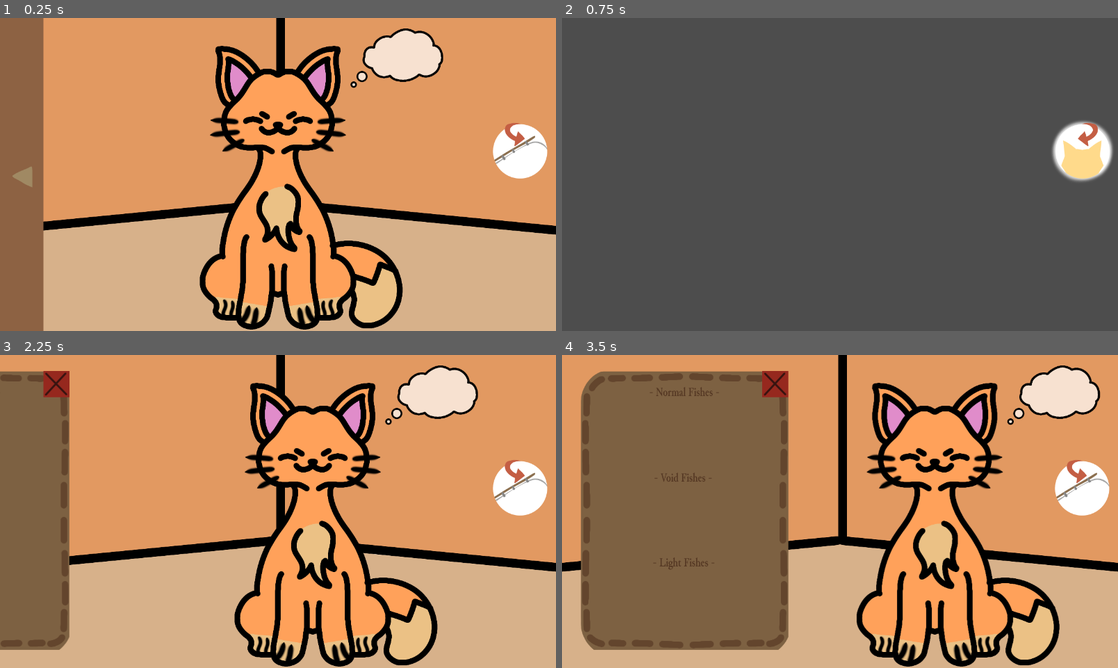
Above: before the commit, frames 1-4 (two rows, left to right).
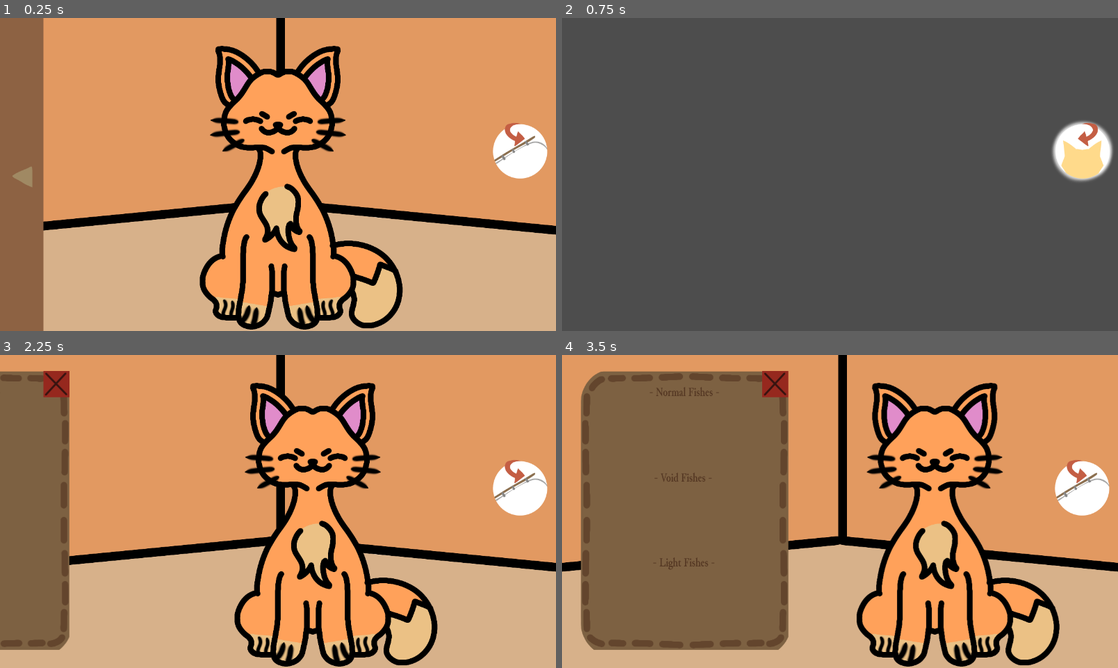
Above: after the commit, the same moments.

Repository: jhazmineaudrey/Reelin-Rifts
Game: Godot game, scene res://Scenes/MainMenu.tscn
Same seed, same stepped clock (60 frames per second), same inputs: the game is played once before the commit and once after it.
Inputs (mouse positions are in pixels of both pictures, inside the frame that each line leads up to):
- Up to frame 1 (0.25 s): no input
- Up to frame 2 (0.75 s): click (1084, 152) at 0.5 s
- Up to frame 3 (2.25 s): click (522, 489) at 1.25 s; click (22, 511) at 2 s
- Up to frame 4 (3.5 s): tap Enter at 2.75 s; hold Right from 2.78 s (still down); tap Alt at 2.85 s

The runs differ from the first frame. In frame 1, 1.9% of the frame differs, in the area x 63-80%, y 3-23%; in frame 2, nothing differs; in frame 3, 1.9%; in frame 4, 1.9%, in the area x 80-97%, y 3-23%.

Commit message:
feat: add random thoughts system
Still requires a notification system when you are in the fishing scene.

Diff:
--- /dev/null
+++ b/Scenes/global_scene.tscn
@@ -0,0 +1,11 @@
+[gd_scene format=3 uid="uid://ufjw5dipkwr8"]
+
+[ext_resource type="Script" uid="uid://ch4w3ufeo53h1" path="res://Scripts/global_vars.gd" id="1_1riqc"]
+
+[node name="GlobalScene" type="Node" unique_id=338158136]
+script = ExtResource("1_1riqc")
+
+[node name="TimeTilNextThought" type="Timer" parent="." unique_id=1130438091]
+one_shot = true
+
+[connection signal="timeout" from="TimeTilNextThought" to="." method="_on_tim_til_next_thought_timeout"]
--- a/Scripts/global_vars.gd
+++ b/Scripts/global_vars.gd
@@ -17,3 +17,15 @@
 var possible_cat_wants = ["Fish", "Salmon", "VSquid", "Axolotl", "Whale", "Pearl"]
 
 var current_cat_want : String
+var cat_want = false
+
+@onready var time_til_next_thought: Timer = $TimeTilNextThought
+
+func _ready() -> void:
+	time_til_next_thought.wait_time = randi_range(10, 30)
+	time_til_next_thought.start()
+
+func _on_tim_til_next_thought_timeout() -> void:
+	time_til_next_thought.wait_time = randi_range(10, 30)
+	current_cat_want = possible_cat_wants.pick_random()
+	cat_want = true
--- a/Scripts/main_menu.gd
+++ b/Scripts/main_menu.gd
@@ -24,6 +24,17 @@
 @onready var light_cat: Sprite2D = $Cats/Light
 @onready var void_cat: Sprite2D = $Cats/Void
 
+@onready var thought: Sprite2D = $Cats/Thought
+
+# Thoughts
+@onready var fish_thought: Node2D = $Cats/FishThought
+@onready var axolotl_pic_2: Sprite2D = $Cats/FishThought/AxolotlPic2
+@onready var void_squid_pic_2: Sprite2D = $Cats/FishThought/VoidSquidPic2
+@onready var fih_pic_2: Sprite2D = $Cats/FishThought/FihPic2
+@onready var salmon_pic_2: Sprite2D = $Cats/FishThought/SalmonPic2
+@onready var whale_pic_2: Sprite2D = $Cats/FishThought/WhalePic2
+@onready var pearl_pic_2: Sprite2D = $Cats/FishThought/PearlPic2
+
 # Backpack Items
 @onready var backpack_ui: Sprite2D = $BackpackItems/BackpackUI
 @onready var axolotl_pic: Sprite2D = $BackpackItems/AxolotlPic
@@ -36,18 +47,39 @@
 @onready var backpack_toggle: TextureButton = $BackpackToggle
 
 func _ready() -> void:
-	axolotl_pic.visible = true if GlobalVars.axolotl_unlock == true else false
-	void_squid_pic.visible = true if GlobalVars.vsquid_unlock == true else false
-	fih_pic.visible = true if GlobalVars.fish_unlock == true else false
-	salmon_pic.visible = true if GlobalVars.salmon_unlock == true else false
-	whale_pic.visible = true if GlobalVars.whale_unlock == true else false
-	pearl_pic.visible = true if GlobalVars.pearl_unlock == true else false
+	axolotl_pic.visible = true if GlobalScene.axolotl_unlock == true else false
+	void_squid_pic.visible = true if GlobalScene.vsquid_unlock == true else false
+	fih_pic.visible = true if GlobalScene.fish_unlock == true else false
+	salmon_pic.visible = true if GlobalScene.salmon_unlock == true else false
+	whale_pic.visible = true if GlobalScene.whale_unlock == true else false
+	pearl_pic.visible = true if GlobalScene.pearl_unlock == true else false
 
 	normal_bg.visible = true
 	normal_cat.visible = true
 	cats.position = Vector2(0, 0)
 	backpack_items.position.x = -570.555
 	backpack_toggle.position = Vector2(0, 0)
+
+func _process(_delta: float) -> void:
+	if GlobalScene.cat_want == true:
+		thought.visible = true
+		match GlobalScene.current_cat_want:
+			"Fish":
+				fih_pic_2.visible = true
+			"Salmon":
+				salmon_pic_2.visible = true
+			"VSquid":
+				void_squid_pic_2.visible = true
+			"Axolotl":
+				axolotl_pic_2.visible = true
+			"Whale":
+				whale_pic_2.visible = true
+			"Pearl":
+				pearl_pic_2.visible = true
+	else:
+		thought.visible = false
+		for item in fish_thought.get_children():
+			item.visible = false
 
 func backpack_show():
 	create_tween().tween_property(backpack_items, "position:x", 0, 0.5).set_ease(Tween.EASE_IN_OUT)
--- a/project.godot
+++ b/project.godot
@@ -17,7 +17,7 @@
 
 [autoload]
 
-GlobalVars="*uid://ch4w3ufeo53h1"
+GlobalScene="*uid://ufjw5dipkwr8"
 
 [display]
 
